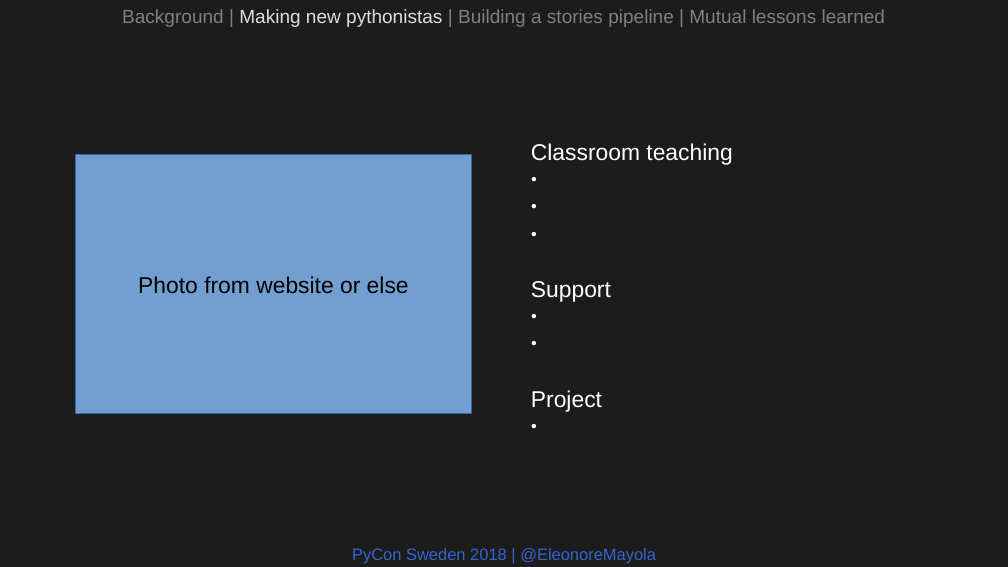
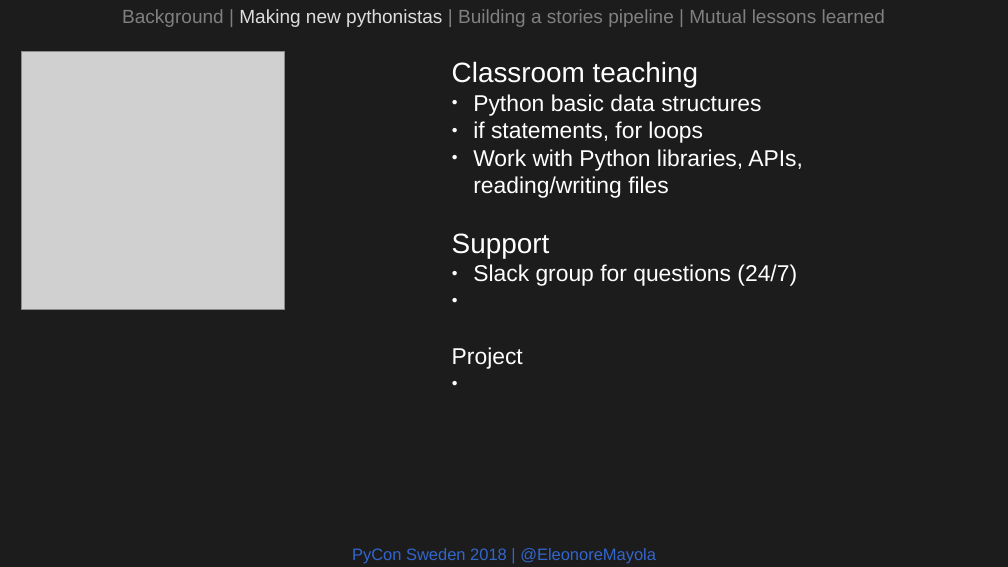
Before and after one commit to Eleonore9/-pyconse18, a slide deck: slide 10 of pyconse2018.odp. Drawn at 1008x567 pixels with LibreOffice and Linux fonts; fonts in the diff are those of the drawing; grey boxes stand for pictures. Boxes give left, top, right and bottom in pixels: in the first picture for what was removed or moved away, otherwise in the second. Text is boxed around its words. In the diff, an @@ line names an element or a change of style, - is before the commit and + after.

```diff
--- a/pyconse2018.odp
+++ b/pyconse2018.odp
@@ picture added at (22,51,284,309) @@
@@ text added at (452,61,803,369), 18 pt, text #FFFFFF @@
+Classroom teaching
+● Python basic data structures
+● if statements, for loops
+● Work with Python libraries, APIs, reading/writing files
+Support
+● Slack group for questions (24/7)
+Project
@@ text removed at (531,143,732,412) @@
-Classroom teaching
-Support
-Project
@@ rectangle removed at (76,155,472,413) @@
-Photo from website or else
```
Also in this commit, not shown: 2 other slides changed.
